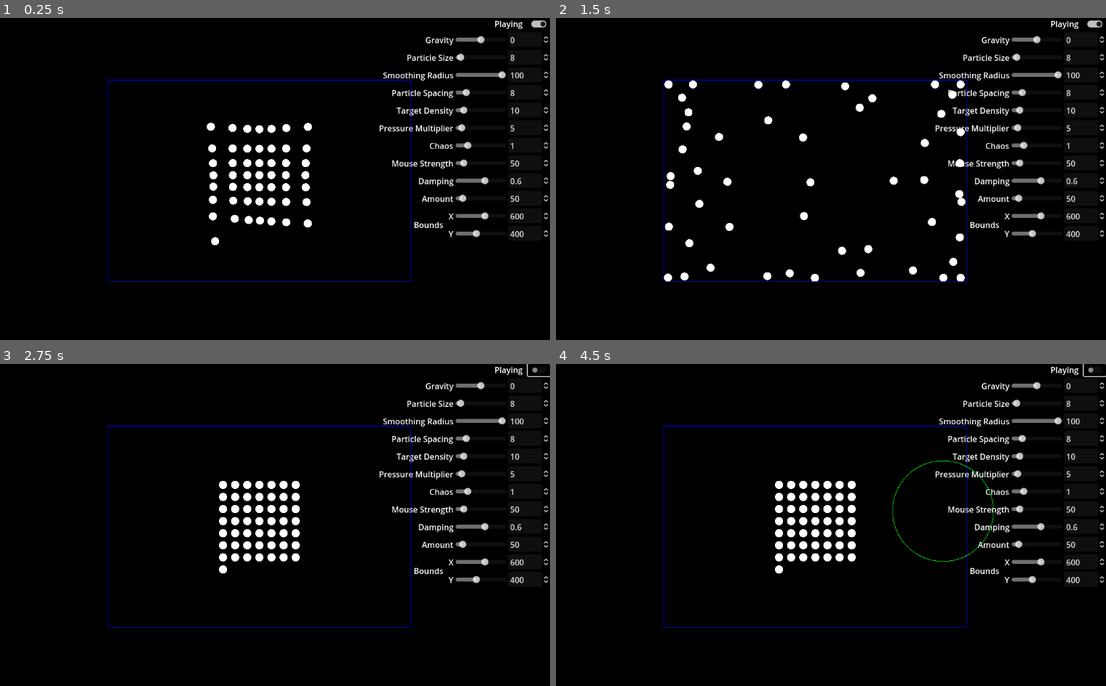
Above: before the commit, frames 1-4 (two rows, left to right).
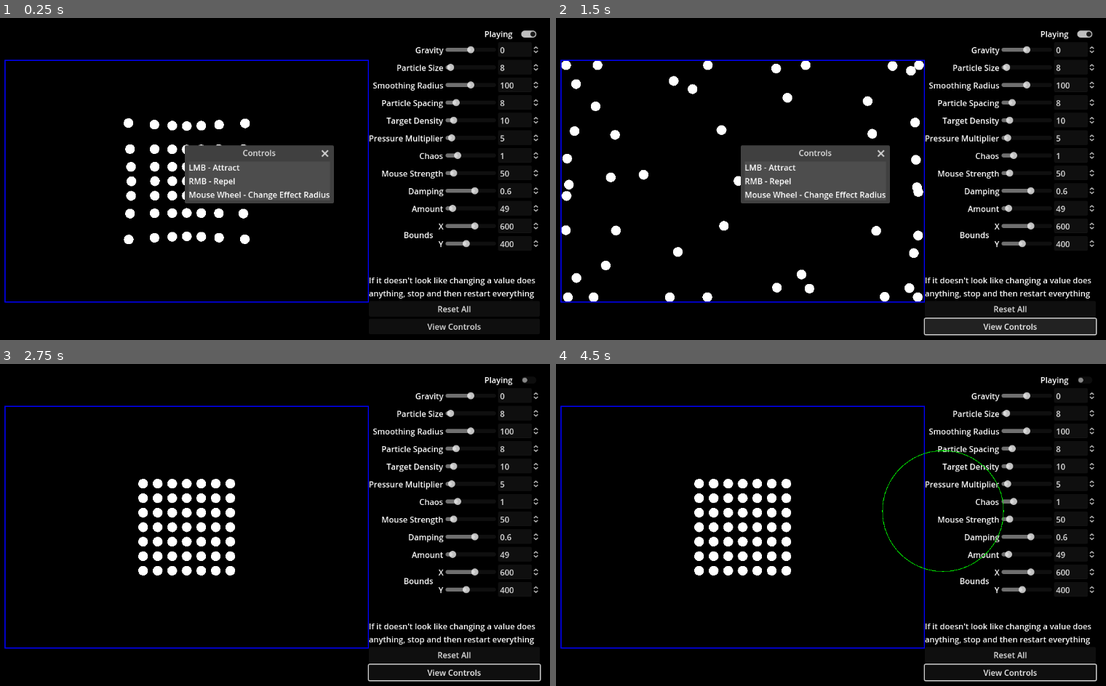
Above: after the commit, the same moments.

Repository: Shuflduf/GodotLiquidSim
Game: Godot game, scene res://main.tscn
Same seed, same stepped clock (60 frames per second), same inputs: the game is played once before the commit and once after it.
Inputs (mouse positions are in pixels of both pictures, inside the frame that each line leads up to; where the layout moved, square brackets give the same spot in the first picture):
- Up to frame 1 (0.25 s): no input
- Up to frame 2 (1.5 s): click (1012, 307) at 0.5 s, where only the run after the commit has a clickable "Reset All"; click (1012, 327) at 1.25 s, where only the run after the commit has a clickable "View Controls"
- Up to frame 3 (2.75 s): click (528, 380) [539, 370] at 2 s
- Up to frame 4 (4.5 s): click (1084, 380) [1095, 370] at 2.75 s; click (1084, 380) [1095, 370] at 3.5 s; move the mouse to (941, 512) at 4.27 s; click (941, 512) at 4.42 s

The runs differ from the first frame. In frame 1, 14% of the frame differs, in the area x 0-100%, y 0-97%; in frame 2, 17%, in the area x 0-100%, y 0-99%; in frame 3, 11%; in frame 4, 11%.

Commit message:
everything pretty much done

Diff:
--- a/bool_slider.tscn
+++ b/bool_slider.tscn
@@ -12,5 +12,6 @@
 
 [node name="CheckButton" type="CheckButton" parent="."]
 layout_mode = 2
+focus_mode = 0
 
 [connection signal="toggled" from="CheckButton" to="." method="_on_check_button_toggled"]
--- a/main.tscn
+++ b/main.tscn
@@ -11,9 +11,11 @@
 
 [node name="World" type="Node2D"]
 script = ExtResource("1_bvny7")
-num_particles = 50
+num_particles = 49
 
 [node name="Camera2D" type="Camera2D" parent="."]
+offset = Vector2(120, 0)
+zoom = Vector2(1.2, 1.2)
 
 [node name="CanvasLayer" type="CanvasLayer" parent="."]
 layer = -128
@@ -26,111 +28,158 @@
 grow_vertical = 2
 theme_override_styles/panel = SubResource("StyleBoxFlat_x0arq")
 
-[node name="Control" type="Control" parent="CanvasLayer"]
-layout_mode = 3
+[node name="Control" type="MarginContainer" parent="CanvasLayer"]
 anchors_preset = 15
 anchor_right = 1.0
 anchor_bottom = 1.0
 grow_horizontal = 2
 grow_vertical = 2
+theme_override_constants/margin_left = 20
+theme_override_constants/margin_top = 20
+theme_override_constants/margin_right = 20
+theme_override_constants/margin_bottom = 20
 
-[node name="ValueHandlers" type="VBoxContainer" parent="CanvasLayer/Control"]
-layout_mode = 1
-anchors_preset = 11
-anchor_left = 1.0
-anchor_right = 1.0
-anchor_bottom = 1.0
-offset_left = -155.0
-grow_horizontal = 0
-grow_vertical = 2
+[node name="VBoxContainer" type="VBoxContainer" parent="CanvasLayer/Control"]
+layout_mode = 2
+size_flags_horizontal = 8
+
+[node name="ValueHandlers" type="VBoxContainer" parent="CanvasLayer/Control/VBoxContainer"]
+layout_mode = 2
 script = ExtResource("2_wdsku")
 
-[node name="Playing" parent="CanvasLayer/Control/ValueHandlers" instance=ExtResource("3_d5nkx")]
+[node name="Playing" parent="CanvasLayer/Control/VBoxContainer/ValueHandlers" instance=ExtResource("3_d5nkx")]
 layout_mode = 2
 display_name = "Playing"
 property_name = "playing"
 
-[node name="Gravity" parent="CanvasLayer/Control/ValueHandlers" instance=ExtResource("2_iyhjq")]
+[node name="Gravity" parent="CanvasLayer/Control/VBoxContainer/ValueHandlers" instance=ExtResource("2_iyhjq")]
 layout_mode = 2
 display_name = "Gravity"
 property_name = "gravity"
 lower_range = -500.0
 upper_range = 500.0
 
-[node name="ParticleSize" parent="CanvasLayer/Control/ValueHandlers" instance=ExtResource("2_iyhjq")]
+[node name="ParticleSize" parent="CanvasLayer/Control/VBoxContainer/ValueHandlers" instance=ExtResource("2_iyhjq")]
 layout_mode = 2
 display_name = "Particle Size"
 property_name = "particle_size"
 lower_range = 1.0
 upper_range = 200.0
 
-[node name="SmoothingRadius" parent="CanvasLayer/Control/ValueHandlers" instance=ExtResource("2_iyhjq")]
+[node name="SmoothingRadius" parent="CanvasLayer/Control/VBoxContainer/ValueHandlers" instance=ExtResource("2_iyhjq")]
 layout_mode = 2
 display_name = "Smoothing Radius"
 property_name = "smoothing_radius"
-upper_range = 100.0
+upper_range = 200.0
 
-[node name="ParticleSpacing" parent="CanvasLayer/Control/ValueHandlers" instance=ExtResource("2_iyhjq")]
+[node name="ParticleSpacing" parent="CanvasLayer/Control/VBoxContainer/ValueHandlers" instance=ExtResource("2_iyhjq")]
 layout_mode = 2
 display_name = "Particle Spacing"
 property_name = "particle_spacing"
 upper_range = 50.0
 
-[node name="TargetDensity" parent="CanvasLayer/Control/ValueHandlers" instance=ExtResource("2_iyhjq")]
+[node name="TargetDensity" parent="CanvasLayer/Control/VBoxContainer/ValueHandlers" instance=ExtResource("2_iyhjq")]
 layout_mode = 2
 display_name = "Target Density"
 property_name = "target_density"
 upper_range = 100.0
 
-[node name="PressureMultiplier" parent="CanvasLayer/Control/ValueHandlers" instance=ExtResource("2_iyhjq")]
+[node name="PressureMultiplier" parent="CanvasLayer/Control/VBoxContainer/ValueHandlers" instance=ExtResource("2_iyhjq")]
 layout_mode = 2
 display_name = "Pressure Multiplier"
 property_name = "pressure_multiplier"
 upper_range = 100.0
 
-[node name="Mass" parent="CanvasLayer/Control/ValueHandlers" instance=ExtResource("2_iyhjq")]
+[node name="Mass" parent="CanvasLayer/Control/VBoxContainer/ValueHandlers" instance=ExtResource("2_iyhjq")]
 layout_mode = 2
 display_name = "Chaos"
 property_name = "mass"
 upper_range = 5.0
 
-[node name="MouseStrength" parent="CanvasLayer/Control/ValueHandlers" instance=ExtResource("2_iyhjq")]
+[node name="MouseStrength" parent="CanvasLayer/Control/VBoxContainer/ValueHandlers" instance=ExtResource("2_iyhjq")]
 layout_mode = 2
 display_name = "Mouse Strength"
 property_name = "mouse_strength"
 upper_range = 500.0
 
-[node name="Damping" parent="CanvasLayer/Control/ValueHandlers" instance=ExtResource("2_iyhjq")]
+[node name="Damping" parent="CanvasLayer/Control/VBoxContainer/ValueHandlers" instance=ExtResource("2_iyhjq")]
 layout_mode = 2
 display_name = "Damping"
 property_name = "collision_damping"
 upper_range = 1.0
 
-[node name="Label" parent="CanvasLayer/Control/ValueHandlers/Damping" index="0"]
+[node name="Label" parent="CanvasLayer/Control/VBoxContainer/ValueHandlers/Damping" index="0"]
 text = "Damping"
 
-[node name="HSlider" parent="CanvasLayer/Control/ValueHandlers/Damping" index="1"]
+[node name="HSlider" parent="CanvasLayer/Control/VBoxContainer/ValueHandlers/Damping" index="1"]
 max_value = 1.0
 step = 0.1
 value = 1.0
 
-[node name="SpinBox" parent="CanvasLayer/Control/ValueHandlers/Damping" index="2"]
+[node name="SpinBox" parent="CanvasLayer/Control/VBoxContainer/ValueHandlers/Damping" index="2"]
 max_value = 1.0
 step = 0.1
 value = 1.0
 
-[node name="Amount" parent="CanvasLayer/Control/ValueHandlers" instance=ExtResource("2_iyhjq")]
+[node name="Amount" parent="CanvasLayer/Control/VBoxContainer/ValueHandlers" instance=ExtResource("2_iyhjq")]
 layout_mode = 2
 display_name = "Amount"
 property_name = "num_particles"
 lower_range = 2.0
 upper_range = 625.0
 
-[node name="Bounds" parent="CanvasLayer/Control/ValueHandlers" instance=ExtResource("4_vu2tq")]
+[node name="Bounds" parent="CanvasLayer/Control/VBoxContainer/ValueHandlers" instance=ExtResource("4_vu2tq")]
 layout_mode = 2
 display_name = "Bounds"
 property_name = "bounds_size"
 lower_range = Vector2(1, 1)
 upper_range = Vector2(1000, 1000)
 
-[editable path="CanvasLayer/Control/ValueHandlers/Damping"]
+[node name="Label" type="Label" parent="CanvasLayer/Control/VBoxContainer"]
+custom_minimum_size = Vector2(1, 0)
+layout_mode = 2
+size_flags_vertical = 10
+text = "If it doesn't look like changing a value does anything, stop and then restart everything"
+autowrap_mode = 3
+
+[node name="Reset" type="Button" parent="CanvasLayer/Control/VBoxContainer"]
+layout_mode = 2
+size_flags_vertical = 8
+focus_mode = 0
+text = "Reset All"
+
+[node name="Popup" type="Popup" parent="CanvasLayer/Control/VBoxContainer"]
+title = "Controls"
+initial_position = 1
+size = Vector2i(280, 77)
+visible = true
+borderless = false
+
+[node name="VBoxContainer" type="VBoxContainer" parent="CanvasLayer/Control/VBoxContainer/Popup"]
+offset_right = 40.0
+offset_bottom = 40.0
+
+[node name="Label" type="Label" parent="CanvasLayer/Control/VBoxContainer/Popup/VBoxContainer"]
+layout_mode = 2
+text = "LMB - Attract"
+
+[node name="Label2" type="Label" parent="CanvasLayer/Control/VBoxContainer/Popup/VBoxContainer"]
+layout_mode = 2
+text = "RMB - Repel"
+
+[node name="Label3" type="Label" parent="CanvasLayer/Control/VBoxContainer/Popup/VBoxContainer"]
+layout_mode = 2
+tooltip_text = "NOTE: LMB or RMB has to be held down"
+mouse_filter = 1
+text = "Mouse Wheel - Change Effect Radius"
+
+[node name="ViewControls" type="Button" parent="CanvasLayer/Control/VBoxContainer"]
+layout_mode = 2
+text = "View Controls
+"
+
+[connection signal="pressed" from="CanvasLayer/Control/VBoxContainer/Reset" to="CanvasLayer/Control/VBoxContainer/ValueHandlers" method="_on_reset_pressed"]
+[connection signal="popup_hide" from="CanvasLayer/Control/VBoxContainer/Popup" to="CanvasLayer/Control/VBoxContainer/ValueHandlers" method="_on_popup_popup_hide"]
+[connection signal="pressed" from="CanvasLayer/Control/VBoxContainer/ViewControls" to="CanvasLayer/Control/VBoxContainer/ValueHandlers" method="_on_view_controls_pressed"]
+
+[editable path="CanvasLayer/Control/VBoxContainer/ValueHandlers/Damping"]
--- a/number_slider.tscn
+++ b/number_slider.tscn
@@ -14,6 +14,7 @@
 custom_minimum_size = Vector2(100, 0)
 layout_mode = 2
 size_flags_vertical = 4
+focus_mode = 0
 
 [node name="SpinBox" type="SpinBox" parent="."]
 unique_name_in_owner = true
--- a/value_handlers.gd
+++ b/value_handlers.gd
@@ -1,6 +1,6 @@
 extends VBoxContainer
 
-@onready var world: Node2D = $"../../.."
+@onready var world: Node2D = $"../../../.."
 
 func _ready() -> void:
     for child in get_children():
@@ -10,3 +10,16 @@
             func(prop_name: String, new_value: Variant):
                 world.set(prop_name, new_value)
         )
+
+
+func _on_reset_pressed() -> void:
+    for child in get_children():
+        child.set_value(child.default_value)
+
+
+func _on_view_controls_pressed() -> void:
+    $"../Popup".show()
+
+
+func _on_popup_popup_hide() -> void:
+    $"../Popup".hide()
--- a/vec2_slider.tscn
+++ b/vec2_slider.tscn
@@ -25,6 +25,7 @@
 custom_minimum_size = Vector2(100, 0)
 layout_mode = 2
 size_flags_vertical = 4
+focus_mode = 0
 
 [node name="SpinBoxX" type="SpinBox" parent="VBoxContainer/X"]
 unique_name_in_owner = true
@@ -43,6 +44,7 @@
 custom_minimum_size = Vector2(100, 0)
 layout_mode = 2
 size_flags_vertical = 4
+focus_mode = 0
 
 [node name="SpinBoxY" type="SpinBox" parent="VBoxContainer/Y"]
 unique_name_in_owner = true
